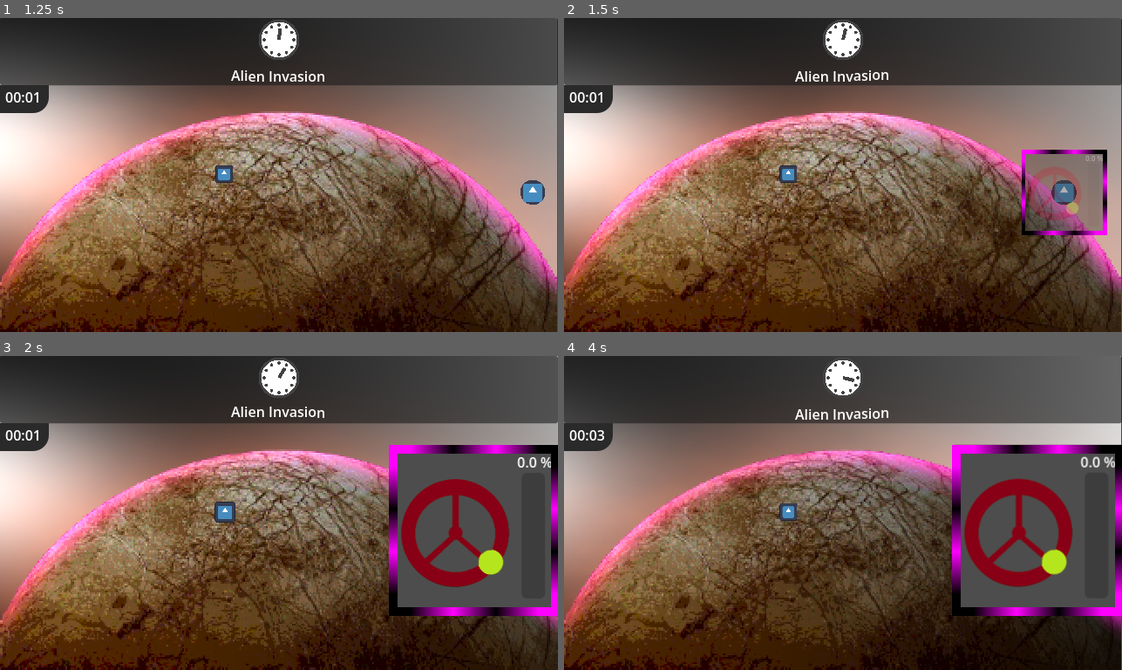
Above: before the commit, frames 1-4 (two rows, left to right).
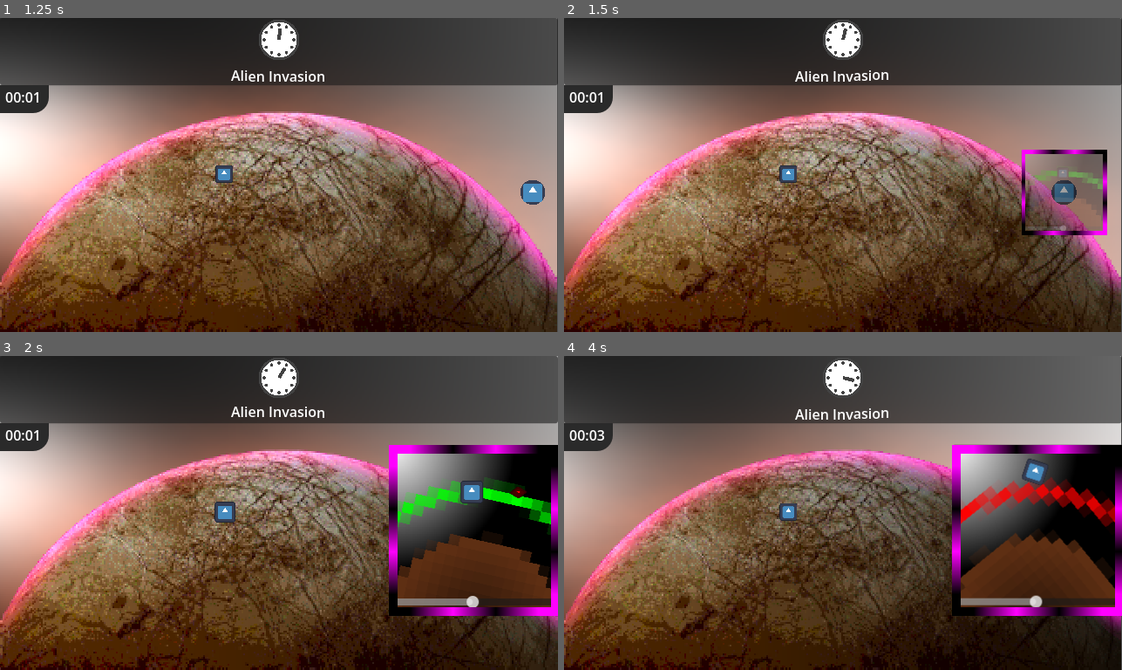
Above: after the commit, the same moments.

Repository: RedBlueCarrots/GMTK-2026
Game: Godot game, scene res://Scenes/main.tscn
Two runs of this game, one before a commit and one after it. Both use one fixed random seed, a clock stepped at 60 frames per second and the inputs below. The engine's default icon, where the game draws it, is replaced by a stand-in: a white triangle on a blue panel in a dark square.
Inputs (mouse positions are in pixels of both pictures, inside the frame that each line leads up to):
- Up to frame 1 (1.25 s): drag from (223, 175) to (535, 193) at 0.52 s
- Up to frame 2 (1.5 s): drag from (1094, 193) to (787, 175) at 1.27 s
- Up to frame 3 (2 s): no input
- Up to frame 4 (4 s): move the mouse to (1021, 531) at 2.02 s; click (1021, 531) at 2.17 s; drag from (815, 575) to (1038, 531) at 2.77 s; move the mouse to (1010, 560) at 3.52 s; click (1010, 560) at 3.67 s

Frame 1 is identical in both runs. In frame 2, 0.7% of the frame differs, in the area x 82-97%, y 43-68%; in frame 3, 12%; in frame 4, 13%, in the area x 71-99%, y 31-80%.

Commit message:
Tried to fix issue, but failed

Diff:
--- a/Scenes/main.tscn
+++ b/Scenes/main.tscn
@@ -49,4 +49,4 @@
 
 [node name="Event" parent="." unique_id=150192178 instance=ExtResource("4_jjvhh")]
 position = Vector2(292, 20)
-minigame_scene = "power_crank_minigame"
+minigame_scene = "unstable_orbit_minigame"
